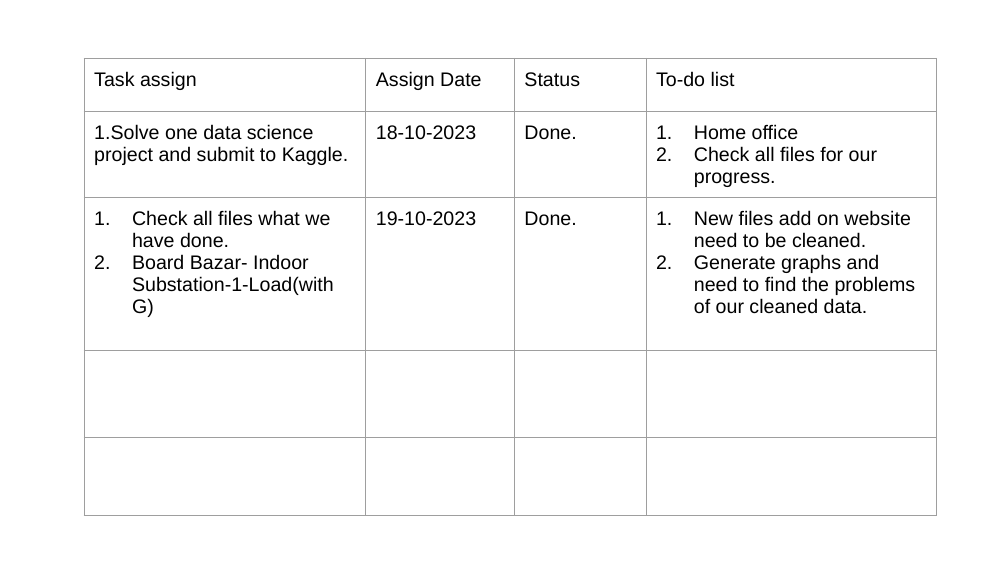
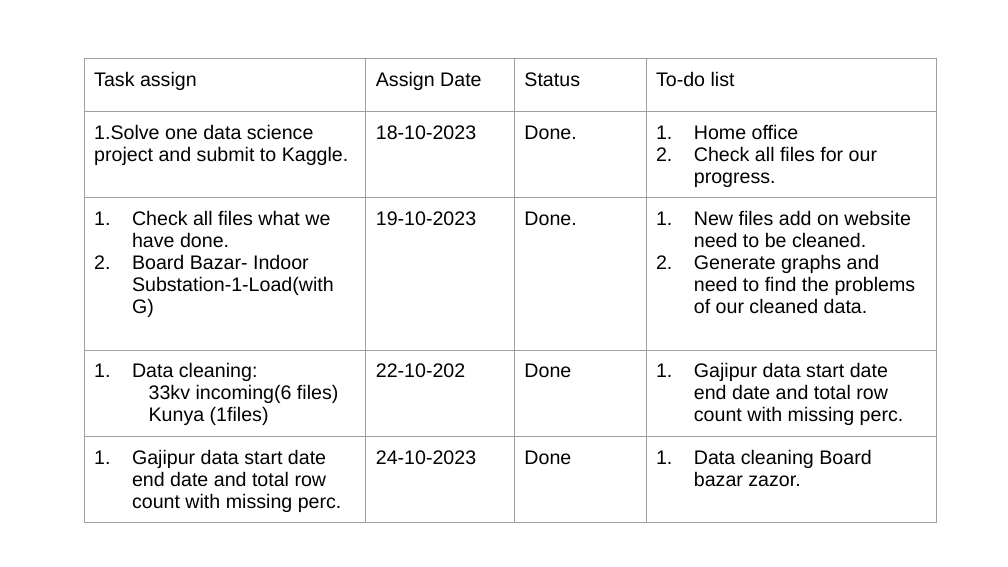
Before and after one commit to Mamunjsr24/Progress_report, a slide deck: slide 4 of Office_progress_report.pptx. Drawn at 1008x567 pixels with LibreOffice and Linux fonts; fonts in the diff are those of the drawing. Boxes give left, top, right and bottom in pixels: in the first picture for what was removed or moved away, otherwise in the second. Text is boxed around its words. In the diff, an @@ line names an element or a change of style, - is before the commit and + after.

```diff
--- a/Office_progress_report.pptx
+++ b/Office_progress_report.pptx
@@ table at (84, 58, 935, 545) @@
-row 4:  |  |  | 
+row 4: Data cleaning: / 33kv incoming(6 files) / Kunya (1files) | 22-10-202 | Done | Gajipur data start date end date and total row count with missing perc.
-row 5:  |  |  | 
+row 5: Gajipur data start date end date and total row count with missing perc. | 24-10-2023 | Done | Data cleaning Board bazar zazor.
```
Also in this commit, not shown: 4 slides added.
